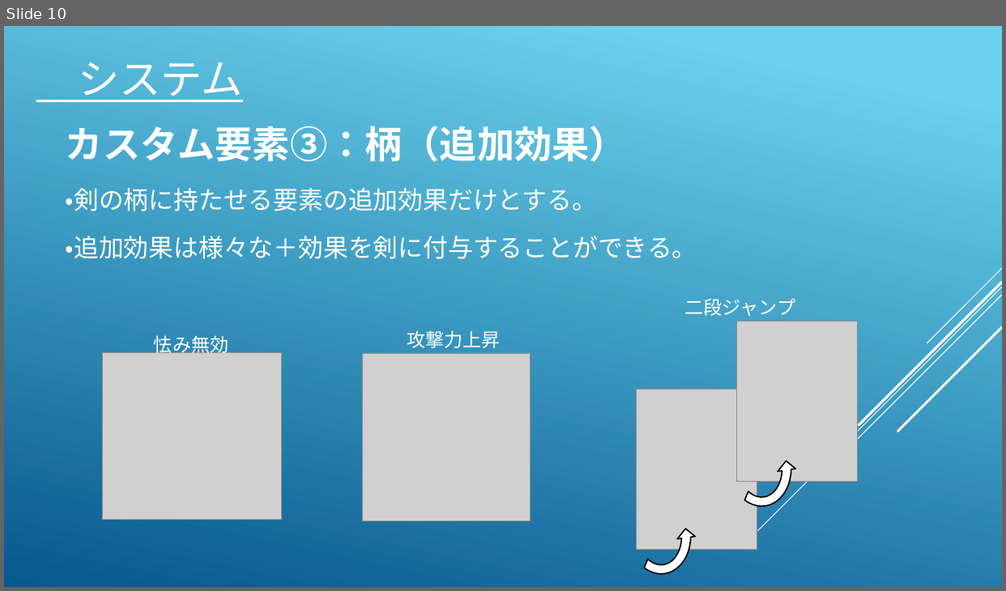
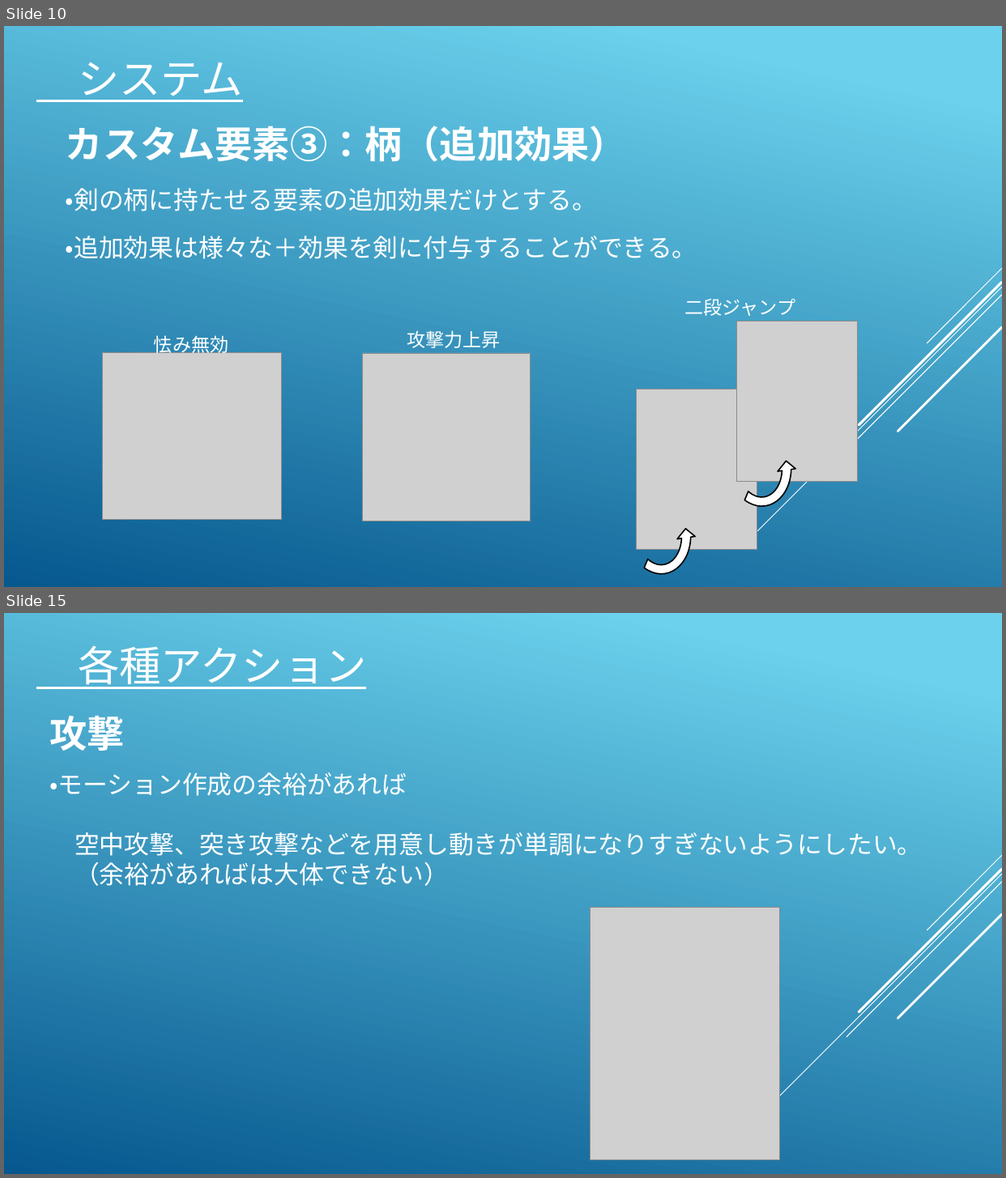
Before and after one commit to koike0723/Aso2020Winter, a slide deck: 企画書.pptx. Shown one above the other, each under a label of ours: slide 10 before the commit, slides 10 and 15 after it; the slides between them are not shown. The pictures are 1006x591 and 1006x1178 pixels, drawn with LibreOffice and Linux fonts; fonts in the diff are those of the drawing; grey boxes stand for pictures. Boxes give left, top, right and bottom in pixels: in the first picture for what was removed or moved away, otherwise in the second. Text is boxed around its words. In the diff, an @@ line names an element or a change of style, - is before the commit and + after.

```diff
--- a/企画書.pptx
+++ b/企画書.pptx
@@ slide 15 added at box(4, 613, 1002, 1174), background gradient #6ED2EB to #06588E; not listed: 5 template elements that a slide beside it also shows @@
@@ text added at box(78, 645, 366, 689), 40 pt, text #FFFFFF, underline @@
+各種アクション
@@ text added at box(49, 716, 124, 751), 36 pt, text #FFFFFF, bold @@
+攻撃
@@ text added at box(49, 773, 923, 886), 24 pt, text #FFFFFF @@
+・モーション作成の余裕があれば
+空中攻撃、突き攻撃などを用意し動きが単調になりすぎないようにしたい。
+（余裕があればは大体できない）
@@ picture added at box(590, 907, 780, 1161) @@
```
Also in this commit, not shown: 5 slides changed, 7 other slides added, 8 slides removed, 8 other files.
